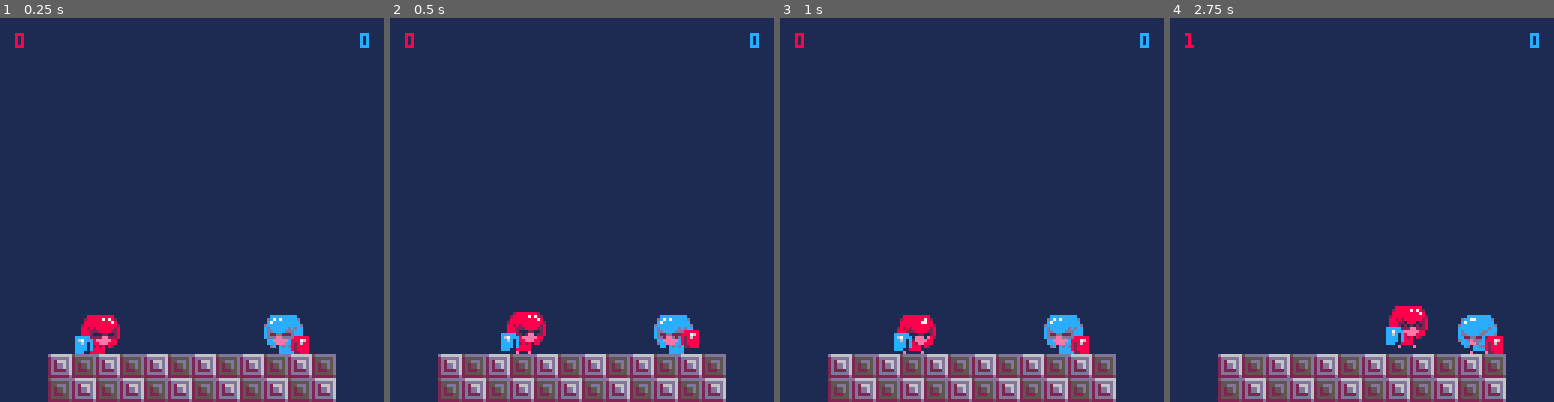
Above: before the commit, frames 1-4 (left to right).
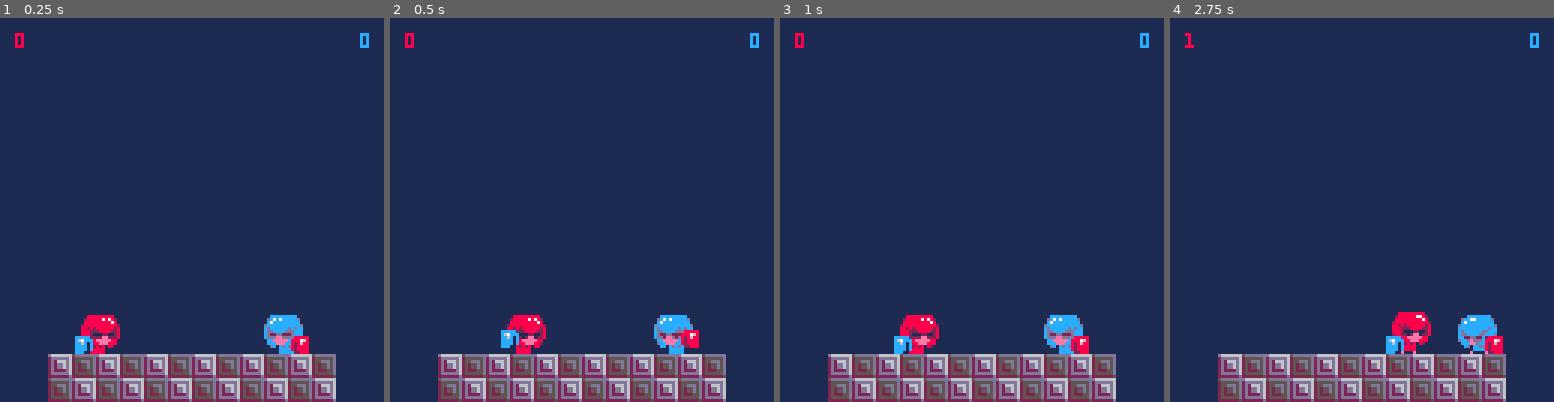
Above: after the commit, the same moments.

Repository: davidjtferguson/dancejab
Game: PICO-8 cartridge jab.p8
The game is run twice, just before and just after one commit, with the same random seed, the same clock (stepped at 60 frames per second) and the same inputs.
Inputs:
- Up to frame 1 (0.25 s): no input
- Up to frame 2 (0.5 s): tap X (X key) at 0.33 s
- Up to frame 3 (1 s): tap O (Z key) at 0.7 s
- Up to frame 4 (2.75 s): tap X (X key) at 1.07, 1.85 s; hold Right 1.6-2.1 s; tap O (Z key) at 1.7, 2.1, 2.5 s; hold Right from 2.47 s (still down)

Frame 1 is identical in both runs. In frame 2, 0.5% of the frame differs, in the area x 28-41%, y 76-88%; in frame 3, 0.5%; in frame 4, 0.9%, in the area x 56-68%, y 75-88%.

Commit message:
began transition to different anim system

Diff:
--- a/jab.p8
+++ b/jab.p8
@@ -63,6 +63,7 @@
   y=96,
   yvel=0,
   animt=createanimt(64,15,2),
+  anim=createanim({64,66,68,70}, 6),
   flipped=flipped,
   state="none",
   statetimer=0,
@@ -300,6 +301,7 @@
  end
 
  updateanimt(av.animt)
+ updateanim(av.anim)
 
  av.x+=av.xvel
  av.y+=av.yvel
@@ -388,7 +390,7 @@
 
  map(0,0,0,0,16,16)
 
- spr(p1.animt.sprite,p1.x,p1.y,2,2,p1.flipped)
+ spr(p1.anim.sprite,p1.x,p1.y,2,2,p1.flipped)
 
  pal(8,12)
  pal(2,13)
@@ -490,10 +492,6 @@
  return t
 end
 
---So, how should this be reset
--- when a new anim starts?
--- reset bool is kinda crappy
-
 function resetanim(t,bs,sd,sprs,reset)
  t.basesprite=bs
  t.speed=sd
@@ -520,6 +518,48 @@
  end
 
  t.sprite=t.basesprite+t.along
+end
+
+--can pass in singular sprite and speed
+-- or sprites and one speed
+function createanim(sprites,speeds)
+ local t={
+  --animation specifics
+  speeds=speeds,
+  sprites=sprites,
+
+  --variables
+  sprite=sprites[1],
+  along=1,
+  counter=0
+ }
+ return t
+end
+
+--todo:cope with single sprite
+-- and single speed
+function updateanim(a)
+ a.counter+=1
+
+ local speed=1
+
+ if type(a.speeds)=="number" then
+  speed=a.speeds
+ else
+  speed=a.speeds[a.along]
+ end
+
+ if a.counter>=
+    speed then
+  a.counter=0
+
+  a.along+=1
+  if a.along>#a.sprites then
+   a.along=1
+  end
+ end
+
+ a.sprite=a.sprites[a.along]
 end
 
 __gfx__
